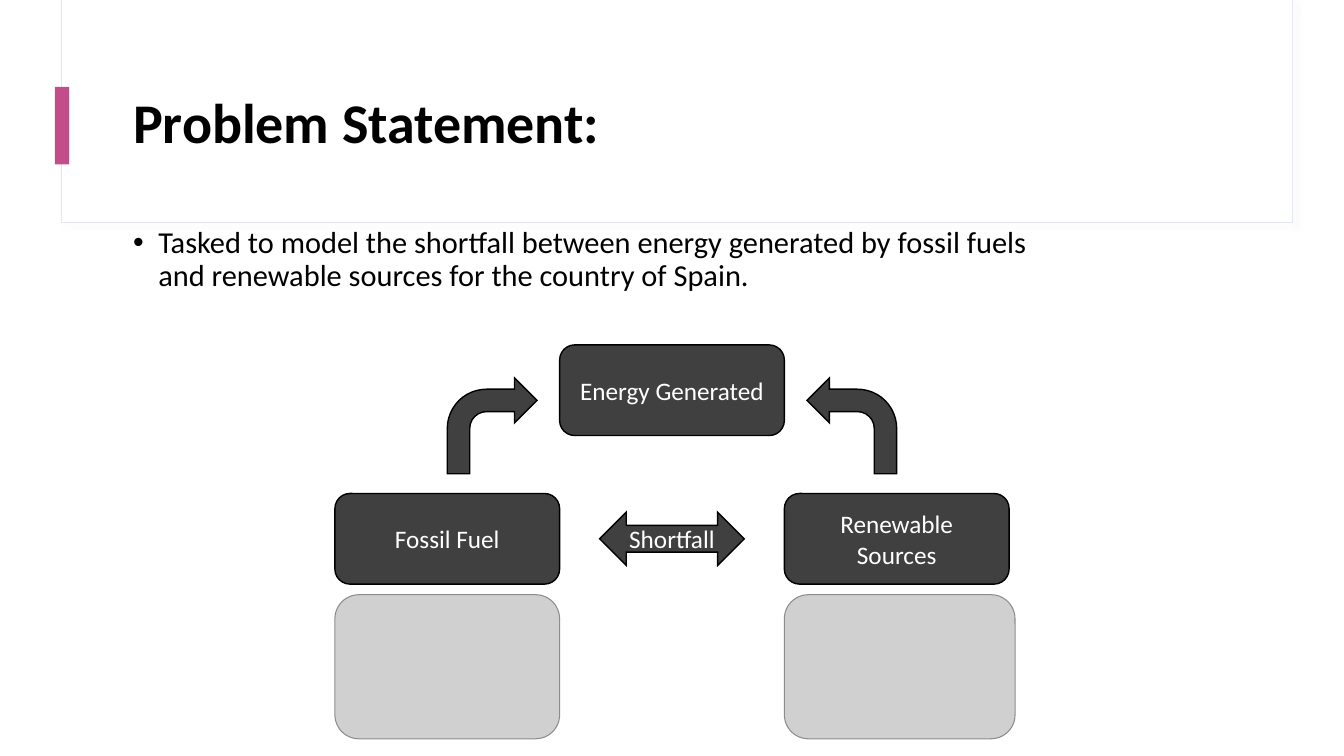
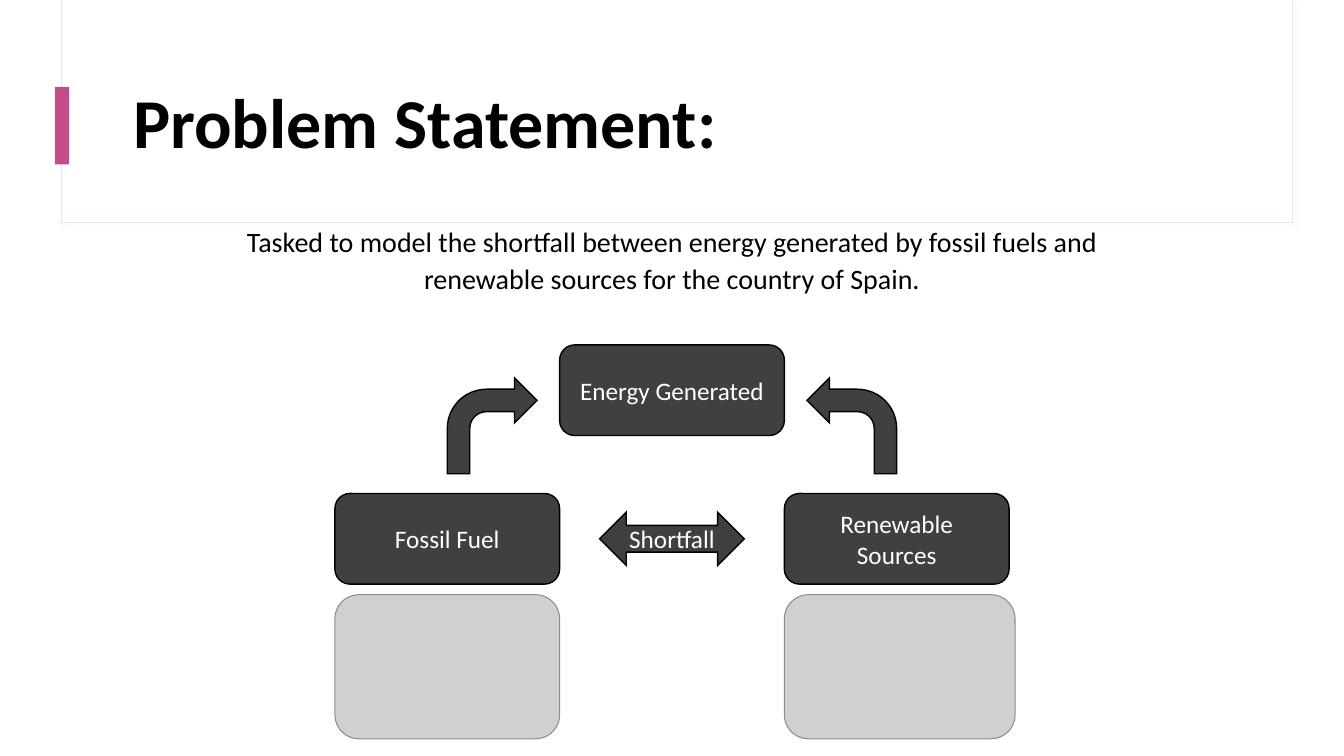
Before and after one commit to kmsekgothe/load-shortfall-regression-predict-api, a slide deck: slide 5 of Team 14 .pptx. Drawn at 1344x756 pixels with LibreOffice and Linux fonts; fonts in the diff are those of the drawing; grey boxes stand for pictures. Boxes give left, top, right and bottom in pixels: in the first picture for what was removed or moved away, otherwise in the second. Text is boxed around its words. In the diff, an @@ line names an element or a change of style, - is before the commit and + after.

```diff
--- a/Team 14 .pptx
+++ b/Team 14 .pptx
@@ title "Problem Statement:" at [133,99,717,149]: size 40 to 50 pt @@
@@ text "Tasked to model the shortfall ...": place and size @@
-text "Tasked to model the shortfall ..." at [158,232,1026,291]
+text "Tasked to model the shortfall ..." at [247,232,1097,294]
@@ text "Tasked to model the shortfall ..." at [247,232,1097,294]: size 21.7 to 20 pt; alignment left to centre; bullet • to none; line spacing 0.9 to 1.1 @@
```
Also in this commit, not shown: 17 other slides changed, 2 slides added, 2 slides removed.
